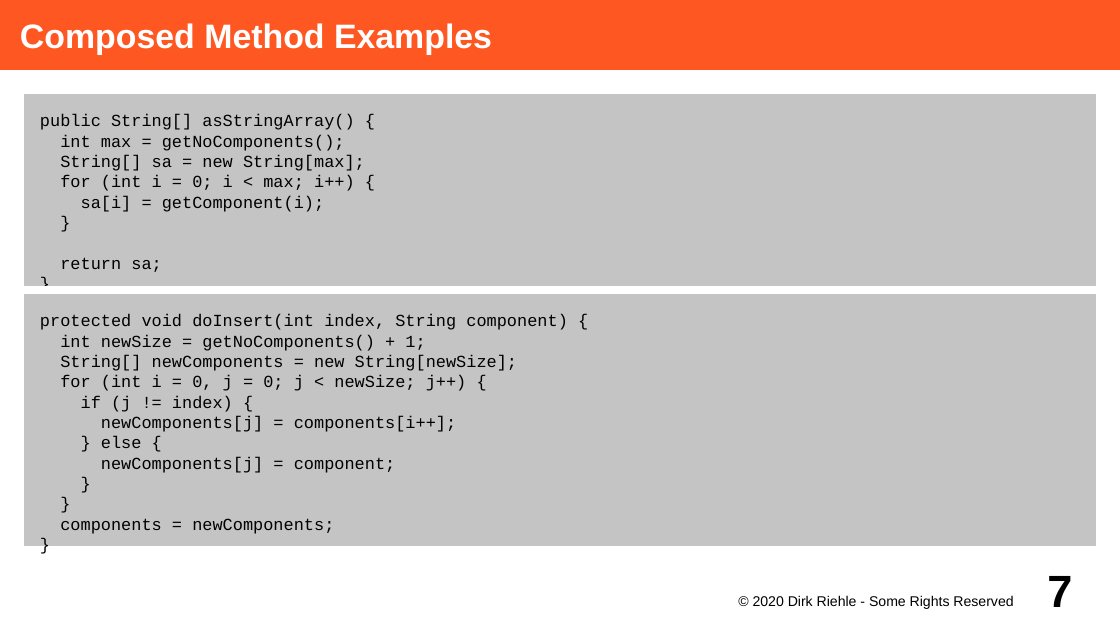
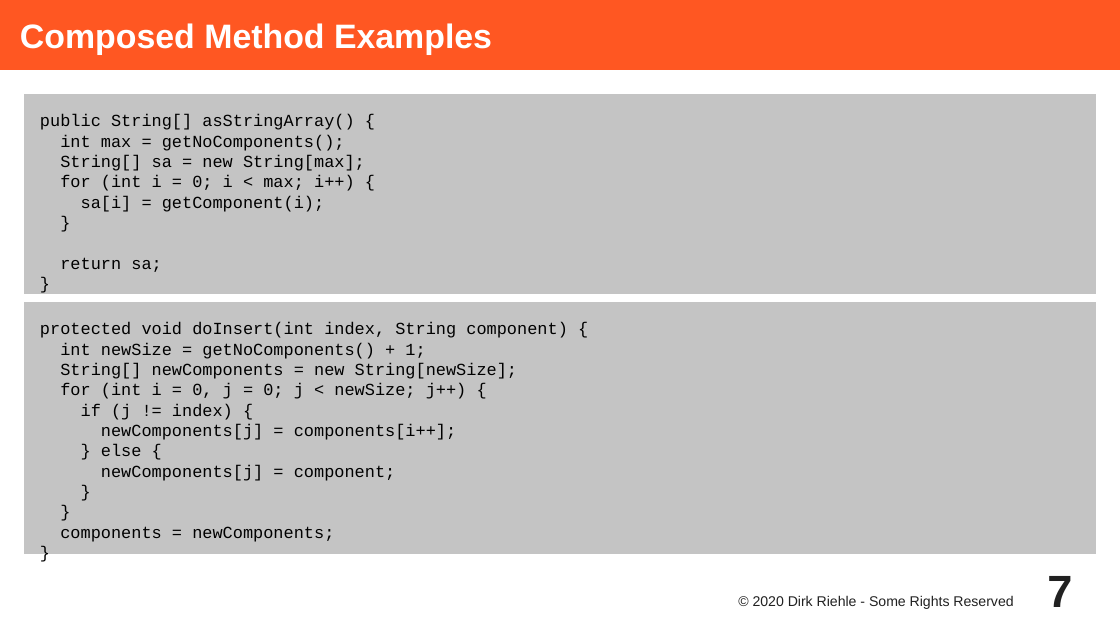
Before and after one commit to dirkriehle/adap-course, a slide deck: slide 7 of Lecture Slides/ADAP C02 - Method Properties.odp. Drawn at 1120x630 pixels with LibreOffice and Linux fonts; fonts in the diff are those of the drawing. Boxes give left, top, right and bottom in pixels: in the first picture for what was removed or moved away, otherwise in the second. Text is boxed around its words. In the diff, an @@ line names an element or a change of style, - is before the commit and + after.

```diff
--- a/Lecture Slides/ADAP C02 - Method Properties.odp
+++ b/Lecture Slides/ADAP C02 - Method Properties.odp
@@ text "public String[] asStringArray() {": place and size @@
-text "public String[] asStringArray() {" at (20, 90, 1101, 291)
+text "public String[] asStringArray() {" at (20, 90, 1101, 299)
@@ text "protected void doInsert(int index, String ...": place and size @@
-text "protected void doInsert(int index, String ..." at (20, 290, 1101, 550)
+text "protected void doInsert(int index, String ..." at (20, 298, 1101, 558)
@@ page number at (1047, 576, 1072, 607): text colour #000000 to #212121 @@
@@ text "© 2020 Dirk Riehle - ..." at (753, 595, 1013, 609): text colour #000000 to #212121 @@
```
Also in this commit, not shown: 19 other slides changed, 3 other files.
